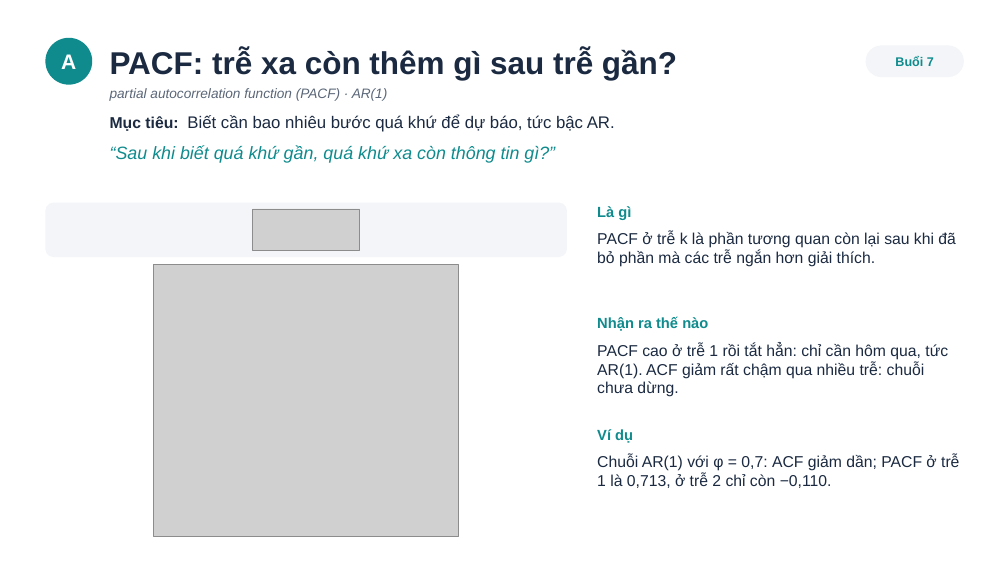
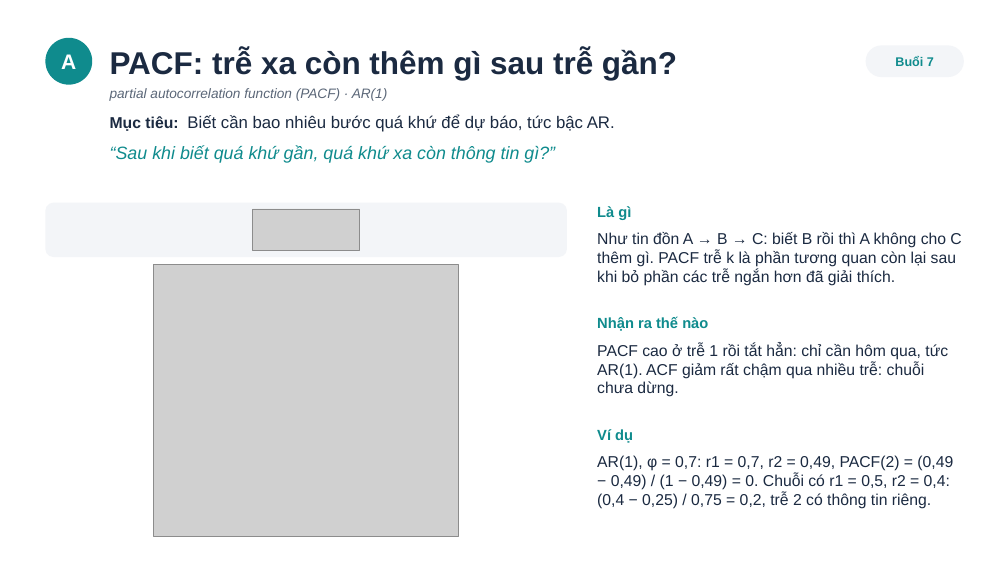
Before and after one commit to Thanh-Fourteen/Forecasting, a slide deck: slide 85 of trinh-chieu/nen-mong-va-du-lieu-v2.pptx (slide 84 before the commit). Drawn at 1008x567 pixels with LibreOffice and Linux fonts; fonts in the diff are those of the drawing; grey boxes stand for pictures. Boxes give left, top, right and bottom in pixels: in the first picture for what was removed or moved away, otherwise in the second. Text is boxed around its words. In the diff, an @@ line names an element or a change of style, - is before the commit and + after.

```diff
--- a/trinh-chieu/nen-mong-va-du-lieu-v2.pptx
+++ b/trinh-chieu/nen-mong-va-du-lieu-v2.pptx
@@ text at [597,232,961,286]: text changed @@
-PACF ở trễ k là phần tương quan còn lại sau khi đã bỏ phần mà các trễ ngắn hơn giải thích.
+Như tin đồn A → B → C: biết B rồi thì A không cho C thêm gì. PACF trễ k là phần tương quan còn lại sau khi bỏ phần các trễ ngắn hơn đã giải thích.
@@ text at [597,455,953,509]: text changed @@
-Chuỗi AR(1) với φ = 0,7: ACF giảm dần; PACF ở trễ 1 là 0,713, ở trễ 2 chỉ còn −0,110.
+AR(1), φ = 0,7: r1 = 0,7, r2 = 0,49, PACF(2) = (0,49 − 0,49) / (1 − 0,49) = 0. Chuỗi có r1 = 0,5, r2 = 0,4: (0,4 − 0,25) / 0,75 = 0,2, trễ 2 có thông tin riêng.
```
Also in this commit, not shown: 3 other slides changed, 3 slides added, 6 other files.
